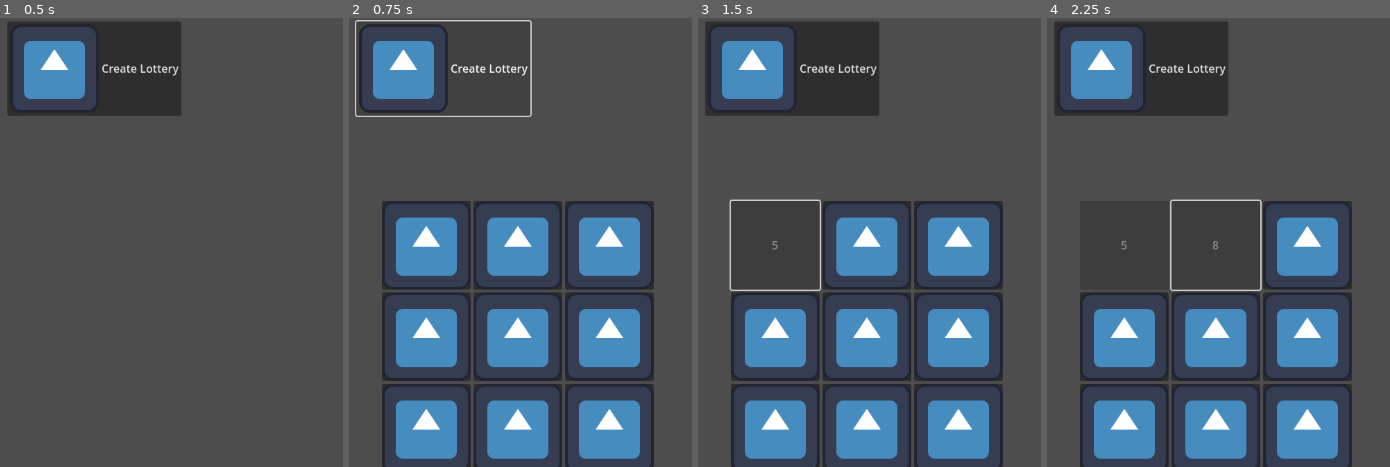
Above: before the commit, frames 1-4 (left to right).
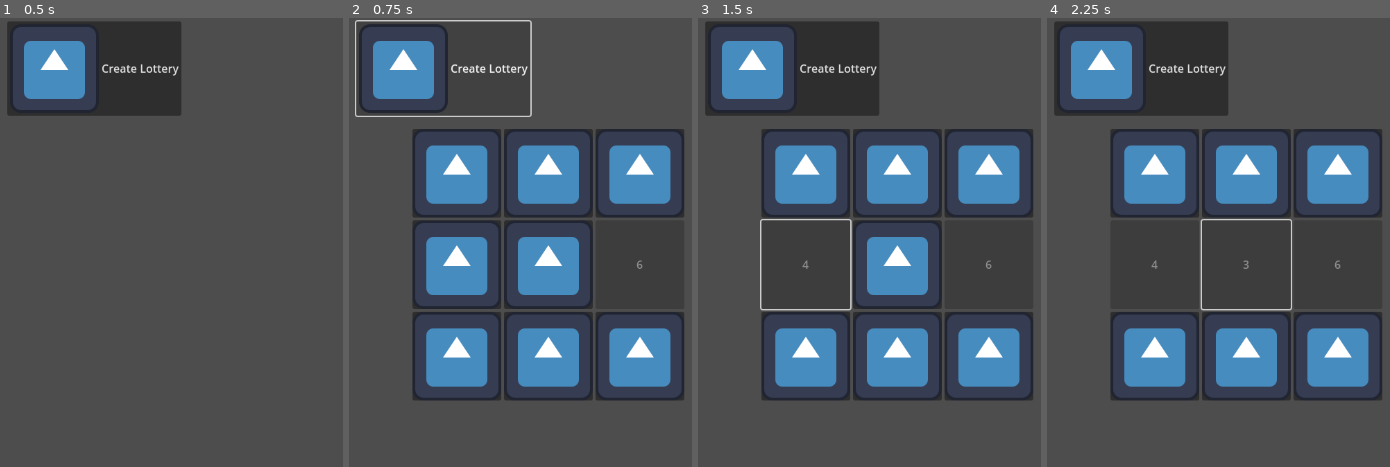
Above: after the commit, the same moments.

Repository: c-dez/lottery
Game: Godot game, scene res://lottery_manager.tscn
Two runs of this game, one before a commit and one after it. Both use one fixed random seed, a clock stepped at 60 frames per second and the inputs below. The project has no main scene, so this scene is started directly. The engine's default icon, where the game draws it, is replaced by a stand-in: a white triangle on a blue panel in a dark square.
Inputs (mouse positions are in pixels of both pictures, inside the frame that each line leads up to):
- Up to frame 1 (0.5 s): no input
- Up to frame 2 (0.75 s): click "Create Lottery" at 0.5 s
- Up to frame 3 (1.5 s): click (776, 246) at 1.27 s
- Up to frame 4 (2.25 s): click (1215, 246) at 2.02 s

Frame 1 is identical in both runs. In frame 2, 39% of the frame differs, in the area x 9-98%, y 24-100%; in frame 3, 36%; in frame 4, 32%.
Error before the commit: Invalid access to property or key 'sprite' on a base object of type 'null instance'. (res://lottery_manager.gd:29)

Commit message:
empezando a crear botones para elegir la linea de casillas

Diff:
--- a/lottery_manager.gd
+++ b/lottery_manager.gd
@@ -5,38 +5,51 @@
 @onready var grid_container: GridContainer = get_node("GridContainer")
 @onready var create_lottery_button: Button = get_node("CreateLotteryButton")
 
+var number_of_selections: int = 0
+
 
 func _ready() -> void:
 	# generate_lottery()
+	pass
+
+func _process(_delta: float) -> void:
+	# print(number_of_selections)
 	pass
 
 
 func generate_lottery() -> void:
 	var base_array: Array = [1, 2, 3, 4, 5, 6, 7, 8, 9]
 	base_array.shuffle()
-	print(base_array)
+
 	# create buttons
 	for i in range(0, base_array.size()):
-		var button: LotteryButton = LotteryButton.new()
-		# var image: Sprite2D = Sprite2D.new()
-
-		button.lottery_number = base_array[i]
-		button.connect("pressed", _on_button_pressed.bind(button))
-		grid_container.add_child(button)
+		var b: LotteryButton = LotteryButton.new()
+		b.name = "button%d" % i
+		b.lottery_number = base_array[i]# assign number from base_array
+		b.connect("pressed", _on_button_pressed.bind(b))
+		grid_container.add_child(b)
 
 	# chose at random 1 button and hide his var sprite and show his lottery_number
-	var button: LotteryButton = grid_container.get_child(randi_range(0, grid_container.get_child_count()))
+	var rng: int = randi_range(0, base_array.size() - 1)
+	var button: LotteryButton = grid_container.get_child(rng)
 	button.sprite.visible = false
-	button.text = "%d"%button.lottery_number
 	button.disabled = true
+	button.text = "%d" % button.lottery_number
+
+	number_of_selections = 0 # reinicia numbre_of_selections
 
 
 func _on_create_lottery_button_button_down() -> void:
-	generate_lottery()
+	if grid_container.get_child_count() == 0:
+		generate_lottery()
+	else:
+		for child in grid_container.get_children():
+			child.queue_free()
 
 
 func _on_button_pressed(button: LotteryButton) -> void:
-	# print(button.lottery_number)
-	button.disabled = true
-	button.sprite.visible = false
-	button.text = "%d" % button.lottery_number
+	if number_of_selections < 3:
+		button.disabled = true
+		button.sprite.visible = false
+		button.text = "%d" % button.lottery_number
+		number_of_selections += 1
--- a/lottery_manager.tscn
+++ b/lottery_manager.tscn
@@ -19,10 +19,10 @@
 
 [node name="GridContainer" type="GridContainer" parent="."]
 layout_mode = 0
-offset_left = 369.0
-offset_top = 264.0
-offset_right = 409.0
-offset_bottom = 304.0
+offset_left = 413.0
+offset_top = 160.0
+offset_right = 453.0
+offset_bottom = 200.0
 columns = 3
 
 [connection signal="button_down" from="CreateLotteryButton" to="." method="_on_create_lottery_button_button_down"]
